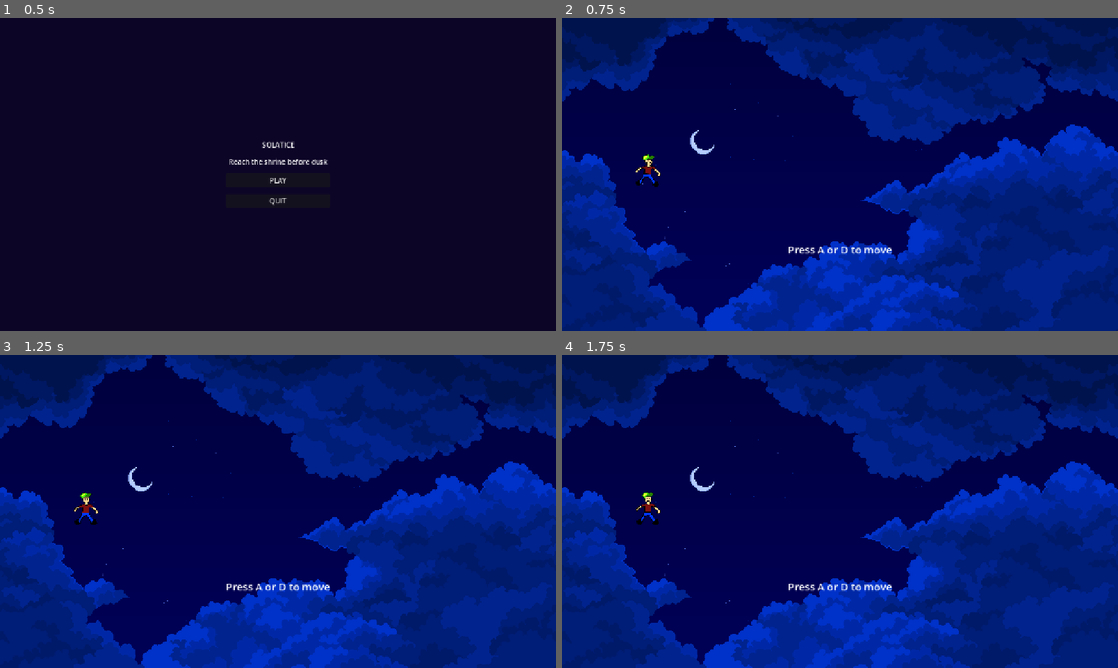
Above: before the commit, frames 1-4 (two rows, left to right).
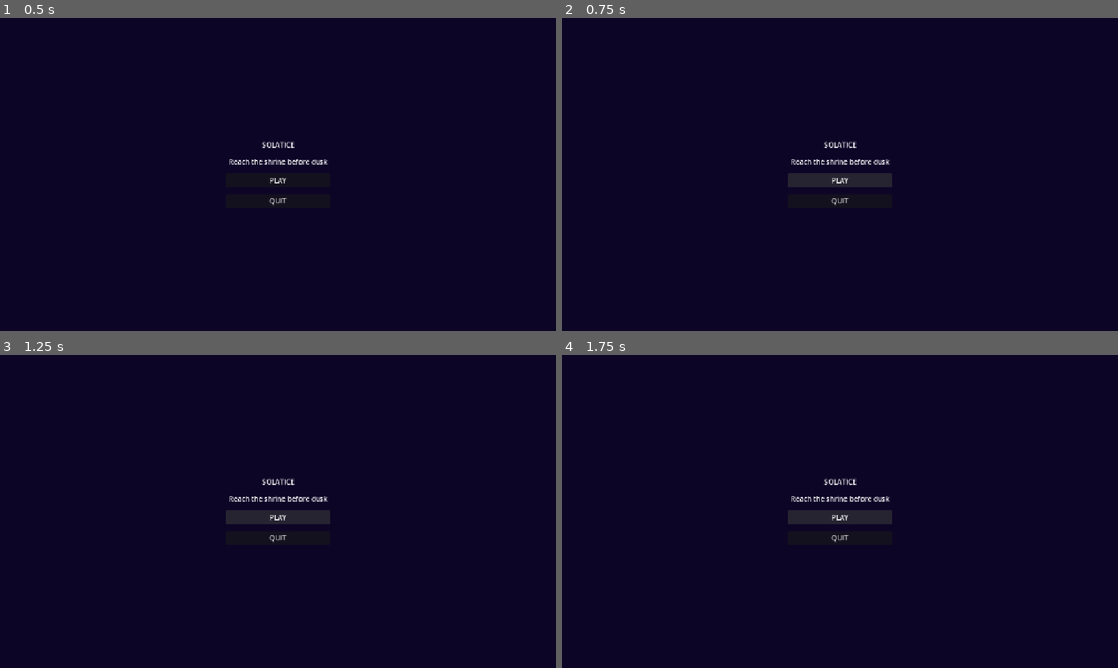
Above: after the commit, the same moments.

Repository: jchildree/Solatice-Gam-Jam-26
Game: Godot game, scene res://scenes/main_menu.tscn
Two runs of this game, one before a commit and one after it. Both use one fixed random seed, a clock stepped at 60 frames per second and the inputs below.
Inputs (mouse positions are in pixels of both pictures, inside the frame that each line leads up to):
- Up to frame 1 (0.5 s): no input
- Up to frame 2 (0.75 s): click "PLAY" at 0.5 s
- Up to frame 3 (1.25 s): no input
- Up to frame 4 (1.75 s): click (840, 517) at 1.25 s, where only the run after the commit has a clickable "PLAY"

Frame 1 is identical in both runs. In frame 2, 100% of the frame differs, in the area x 0-100%, y 0-100%; in frame 3, 100%; in frame 4, 100%.

Commit message:
feat(phase-06): win screen, tutorial kill zone, timer color
- Add win.tscn + win.gd: victory screen after level 5, auto-returns to menu after 6s or Space
- Redirect game.gd level complete to win scene instead of main menu
- Add KillZone Area2D to tutorial.tscn: resets player to spawn on fall
- ui.gd: TimerBar color feedback green/yellow/red based on remaining time

Co-Authored-By: Claude Sonnet 4.6 <noreply@anthropic.com>

Diff:
--- a/scenes/tutorial.tscn
+++ b/scenes/tutorial.tscn
@@ -39,6 +39,15 @@
 [node name="DuskTimer" type="Node" parent="." groups=["dusk_timer"]]
 script = ExtResource("3_dusk")
 
+[sub_resource type="RectangleShape2D" id="RS_kill"]
+size = Vector2(1280, 32)
+
+[node name="KillZone" type="Area2D" parent="."]
+position = Vector2(640, 500)
+
+[node name="CollisionShape2D" type="CollisionShape2D" parent="KillZone"]
+shape = SubResource("RS_kill")
+
 [node name="UI" type="CanvasLayer" parent="."]
 
 [node name="PromptLabel" type="Label" parent="UI"]
--- /dev/null
+++ b/scenes/win.tscn
@@ -0,0 +1,46 @@
+[gd_scene load_steps=2 format=3 uid="uid://solstice_win"]
+
+[ext_resource type="Script" path="res://scripts/win.gd" id="1_win"]
+
+[node name="Win" type="Control"]
+layout_mode = 3
+anchors_preset = 15
+anchor_right = 1.0
+anchor_bottom = 1.0
+script = ExtResource("1_win")
+
+[node name="Background" type="ColorRect" parent="."]
+layout_mode = 0
+anchor_right = 1.0
+anchor_bottom = 1.0
+color = Color(0.05, 0.02, 0.15, 1)
+
+[node name="VBoxContainer" type="VBoxContainer" parent="."]
+layout_mode = 0
+anchor_left = 0.5
+anchor_top = 0.5
+anchor_right = 0.5
+anchor_bottom = 0.5
+offset_left = -200.0
+offset_top = -80.0
+offset_right = 200.0
+offset_bottom = 80.0
+theme_override_constants/separation = 16
+
+[node name="Title" type="Label" parent="VBoxContainer"]
+layout_mode = 2
+text = "YOU REACHED THE SHRINE"
+horizontal_alignment = 1
+theme_override_font_sizes/font_size = 32
+
+[node name="Subtitle" type="Label" parent="VBoxContainer"]
+layout_mode = 2
+text = "The solstice is saved."
+horizontal_alignment = 1
+theme_override_font_sizes/font_size = 18
+
+[node name="Hint" type="Label" parent="VBoxContainer"]
+layout_mode = 2
+text = "Press Space to return"
+horizontal_alignment = 1
+theme_override_font_sizes/font_size = 14
--- a/scripts/game.gd
+++ b/scripts/game.gd
@@ -96,6 +96,6 @@
 func _on_level_complete() -> void:
 	current_level_index += 1
 	if current_level_index >= LEVELS.size():
-		get_tree().change_scene_to_file("res://scenes/main_menu.tscn")
+		get_tree().change_scene_to_file("res://scenes/win.tscn")
 	else:
 		load_level(current_level_index)
--- a/scripts/tutorial.gd
+++ b/scripts/tutorial.gd
@@ -18,6 +18,7 @@
 	)
 	_show_step(0)
 	AudioManager.play_music("day")
+	$KillZone.body_entered.connect(_on_kill_zone_entered)
 
 func _process(_delta: float) -> void:
 	if current_step >= STEPS.size():
@@ -36,3 +37,8 @@
 
 func _show_step(index: int) -> void:
 	prompt_label.text = STEPS[index]["prompt"]
+
+func _on_kill_zone_entered(body: Node) -> void:
+	if body.is_in_group("player"):
+		body.global_position = Vector2(200, 340)
+		body.reset()
--- a/scripts/ui.gd
+++ b/scripts/ui.gd
@@ -15,7 +15,16 @@
 	cooldown_bar.value = 1.0 - DayNightManager.get_cooldown_percent()
 
 func _on_time_updated(remaining: float, total: float) -> void:
-	timer_bar.value = remaining / total
+	var ratio := remaining / total
+	timer_bar.value = ratio
+	var color: Color
+	if ratio > 0.5:
+		color = Color(0.2, 0.8, 0.3)
+	elif ratio > 0.25:
+		color = Color(0.9, 0.7, 0.1)
+	else:
+		color = Color(0.9, 0.2, 0.1)
+	timer_bar.add_theme_color_override("fill_color", color)
 
 func _on_state_changed(is_day: bool) -> void:
 	state_label.text = "DAY" if is_day else "NIGHT"
--- /dev/null
+++ b/scripts/win.gd
@@ -0,0 +1,10 @@
+extends Control
+
+const RETURN_DELAY := 6.0
+
+var _timer: float = 0.0
+
+func _process(delta: float) -> void:
+	_timer += delta
+	if _timer >= RETURN_DELAY or Input.is_action_just_pressed("jump"):
+		get_tree().change_scene_to_file("res://scenes/main_menu.tscn")
Not shown: 1 places in scenes/tutorial.tscn that only renumber resources
Not shown, added: docs/superpowers/plans/2026-06-09-finish-and-submit.md
